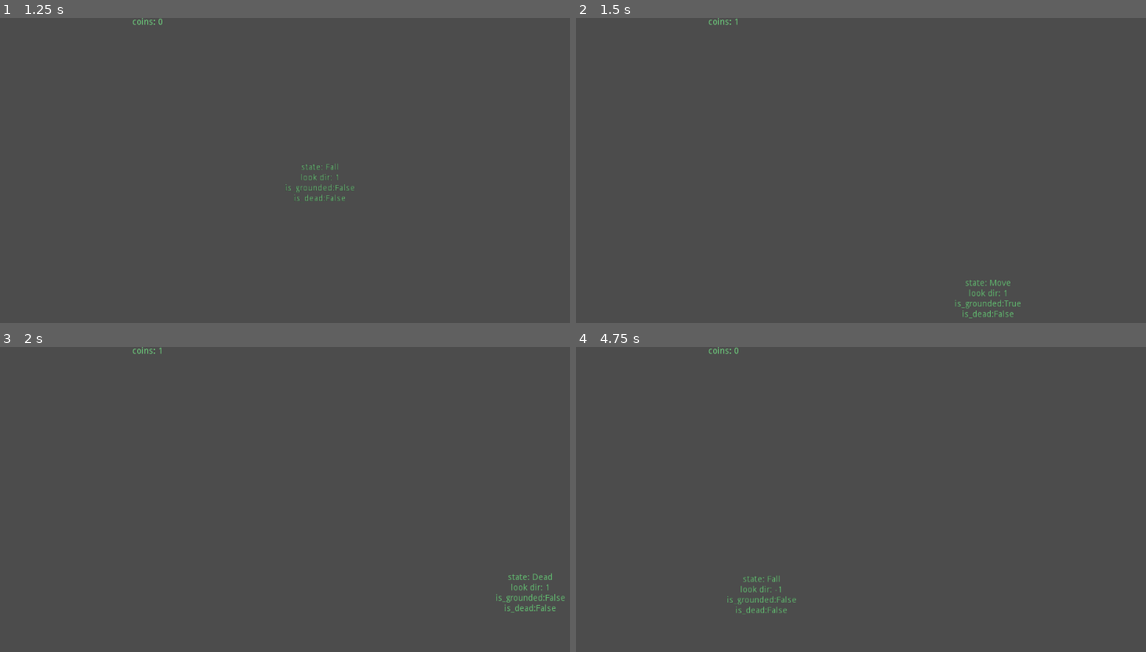
Above: before the commit, frames 1-4 (two rows, left to right).
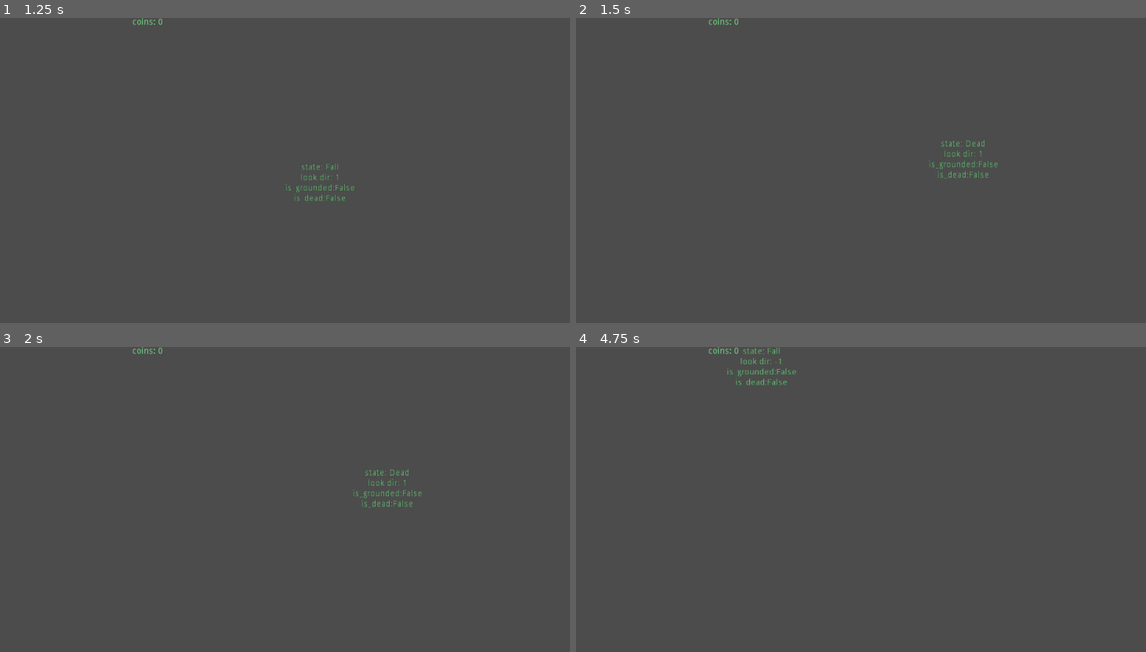
Above: after the commit, the same moments.

Repository: vicious987/slimeboy
Game: Godot game, scene res://Gameworld.tscn
Two runs of this game, one before a commit and one after it. Both use one fixed random seed, a clock stepped at 60 frames per second and the inputs below.
Inputs:
- Up to frame 1 (1.25 s): hold D (move_right) from 0.53 s (still down); hold W (jump) from 0.53 s (still down)
- Up to frame 2 (1.5 s): keep holding D (move_right); release W (jump) at 1.28 s; tap W (jump) at 1.35 s
- Up to frame 3 (2 s): keep holding D (move_right); tap W (jump) at 1.52, 1.82 s
- Up to frame 4 (4.75 s): release D (move_right) at 2.03 s; hold A (move_left) 2.03-2.78 s; hold W (jump) 2.03-2.78 s; tap Enter at 2.75 s; hold D (move_right) 2.78-4.28 s; tap W (jump) at 2.85, 3.02, 3.32, 4.35, 4.52 s; tap R (respawn) at 3.5, 4.25 s; hold W (jump) 3.53-4.28 s; hold A (move_left) from 4.28 s (still down)

Frame 1 is identical in both runs. In frame 2, 0.6% of the frame differs, in the area x 27-78%, y 0-99%; in frame 3, 0.6%, in the area x 27-100%, y 0-88%; in frame 4, 0.6%.

Commit message:
clean up state code, fix airstate inheritance

Diff:
--- a/states/FallState.gd
+++ b/states/FallState.gd
@@ -1,4 +1,4 @@
-extends State
+extends AirState
 
 export var horizontal_maneuverability:int = 600
 
@@ -9,19 +9,12 @@
 	pass
 
 func handle_input(event:InputEvent) -> void:
-	return												#! DISABLES DOUBLE JUMP
-	#if event.is_action_pressed("jump") and false:# fixit
-		#double_jump = false
-		#emit_signal("done", "Jump")
-# ^^^^^^^^^ its fucked somehow, doesnt inherit signal?????
+	if event.is_action_pressed("jump") and owner.double_jump:
+		owner.double_jump = false
+		emit_signal("done", "Jump")
+
 func update(host:KinematicBody2D, delta) -> void:
-	#.update(host, delta) vvvvv
-	input_direction = get_input_direction()
-	update_look_direction(input_direction)
-
-	if input_direction == -1 and host.get_node("SurfaceDetector").is_next_to_left_wall(): #fix
-		emit_signal("done", "Wallslide")
-	# ^^^ its from airstate
+	.update(host, delta)
 
 	if host.is_on_floor() and player_body.motion.y >= 0:
 		if input_direction:
--- a/states/Jump.gd
+++ b/states/Jump.gd
@@ -1,4 +1,4 @@
-extends State
+extends AirState
 
 export var jump_force:float = 1800
 var final_jump_force = jump_force + max_gravity_speed
@@ -13,21 +13,14 @@
 		player_body.motion.y = 0
 
 func update(host:KinematicBody2D, delta):
-	#.update(host, delta)
-	# VVVVVVVVV airstate
-	input_direction = get_input_direction()
-	update_look_direction(input_direction)
+	.update(host, delta)
 
-	if input_direction == -1 and host.get_node("SurfaceDetector").is_next_to_left_wall(): #fix
-		emit_signal("done", "Wallslide")
-	# ^^^^ airstate code
 	if player_body.motion.y > 0:
 		emit_signal("done", "Fall")
 
 	apply_gravity()
 	player_body.motion.x = input_direction * horizontal_maneuverability
 	host.move_and_slide(player_body.motion, Vector2.UP)
-	#print(motion)
 
 func exit(host):
 	pass
